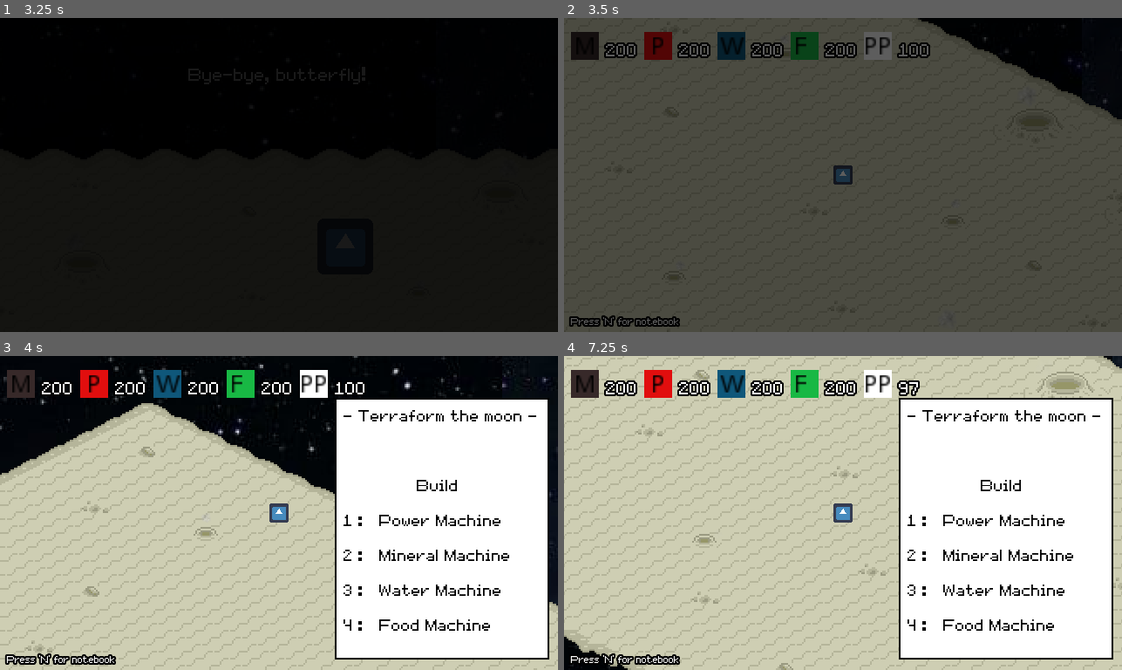
Above: before the commit, frames 1-4 (two rows, left to right).
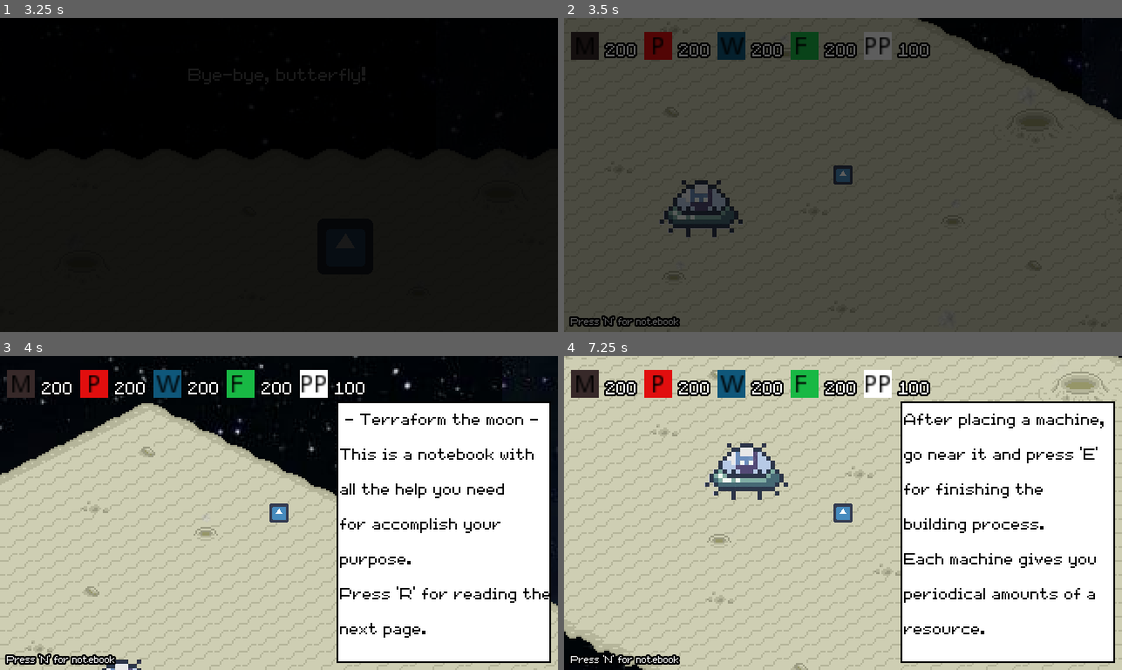
Above: after the commit, the same moments.

Repository: agustinoli/GodotWildJam48
Game: Godot game, scene res://MainMenu/MainMenu.tscn
The game is run twice, just before and just after one commit, with the same random seed, the same clock (stepped at 60 frames per second) and the same inputs. The engine's default icon, where the game draws it, is replaced by a stand-in: a white triangle on a blue panel in a dark square. Sound files missing from this copy of the repository are replaced by a short silence.
Inputs (mouse positions are in pixels of both pictures, inside the frame that each line leads up to):
- Up to frame 1 (3.25 s): click "New game" at 0.5 s; tap Enter at 1.25 s; move the mouse to (401, 159) at 1.27 s; hold D (Right) 1.28-2.03 s; tap 4 (BuildFoodMachine) at 1.35 s; tap P (Jump) at 1.52, 2.27 s; tap 2 (BuildMineralMachine) at 1.55, 2.1 s; click (401, 159) at 2 s; move the mouse to (167, 190) at 2.02 s; hold S (Down) 2.03-2.78 s; tap 1 (BuildPowerMachine) at 2.3, 2.85 s; click (167, 190) at 2.75 s; move the mouse to (334, 105) at 2.77 s; hold D (Right) from 2.78 s (still down); tap 3 (BuildWaterMachine) at 3.05 s
- Up to frame 2 (3.5 s): keep holding D (Right)
- Up to frame 3 (4 s): tap N (ShowNotebook) at 3.5 s; move the mouse to (251, 575) at 3.52 s; release D (Right) at 3.53 s; hold W (Up) from 3.53 s (still down); tap 3 (BuildWaterMachine) at 3.6 s; tap P (Jump) at 3.77 s; tap E (FinishBuild) at 3.8 s
- Up to frame 4 (7.25 s): tap N (ShowNotebook) at 4.25, 4.55, 5, 5.1 s; move the mouse to (1010, 560) at 4.27 s; release W (Up) at 4.28 s; hold A (Left) 4.28-5.78 s; tap E (FinishBuild) at 4.35 s; tap P (Jump) at 4.52, 5.27, 6.77 s; move the mouse to (675, 465) at 5.02 s; tap R (SwapNotebookPage, bound only after the commit) at 5.3, 5.85 s; move the mouse to (870, 513) at 5.77 s; hold S (Down) 5.78-6.53 s; tap 4 (BuildFoodMachine) at 6.05, 6.6 s; move the mouse to (759, 434) at 6.52 s; hold D (Right) from 6.53 s (still down); tap 2 (BuildMineralMachine) at 6.8 s

Frame 1 is identical in both runs. In frame 2, 1.2% of the frame differs, in the area x 17-33%, y 51-70%; in frame 3, 5.3%; in frame 4, 25%, in the area x 0-100%, y 0-100%.

Commit message:
Add charge station, fixes and improve notebook

Diff:
--- /dev/null
+++ b/ChargeStation/ChargeStation.gd
@@ -0,0 +1,9 @@
+extends StaticBody2D
+
+
+func _ready():
+	pass
+
+
+func get_class():
+	return "ChargeStation"
--- /dev/null
+++ b/ChargeStation/ChargeStation.tscn
@@ -0,0 +1,20 @@
+[gd_scene load_steps=4 format=2]
+
+[ext_resource path="res://Assets/Images/Machines/ChargeStation.png" type="Texture" id=1]
+[ext_resource path="res://ChargeStation/ChargeStation.gd" type="Script" id=2]
+
+[sub_resource type="CircleShape2D" id=2]
+radius = 17.1172
+
+[node name="ChargeStation" type="StaticBody2D"]
+script = ExtResource( 2 )
+__meta__ = {
+"_edit_group_": true
+}
+
+[node name="Sprite" type="Sprite" parent="."]
+scale = Vector2( 0.1, 0.1 )
+texture = ExtResource( 1 )
+
+[node name="CollisionShape2D" type="CollisionShape2D" parent="."]
+shape = SubResource( 2 )
--- a/Levels/TestScene.tscn
+++ b/Levels/TestScene.tscn
@@ -1,10 +1,11 @@
-[gd_scene load_steps=6 format=2]
+[gd_scene load_steps=7 format=2]
 
 [ext_resource path="res://Levels/Level.gd" type="Script" id=1]
 [ext_resource path="res://Player/Player.tscn" type="PackedScene" id=2]
 [ext_resource path="res://Assets/Images/Background/background.jpg" type="Texture" id=3]
 [ext_resource path="res://Assets/Images/Tiles/FloorTiles.tres" type="TileSet" id=4]
 [ext_resource path="res://Particles/Smoke.tscn" type="PackedScene" id=5]
+[ext_resource path="res://ChargeStation/ChargeStation.tscn" type="PackedScene" id=6]
 
 [node name="Level" type="Node2D"]
 script = ExtResource( 1 )
@@ -118,3 +119,6 @@
 position = Vector2( 144, 261 )
 scale = Vector2( 0.1, 0.1 )
 amount = 1
+
+[node name="ChargeStation" parent="." instance=ExtResource( 6 )]
+position = Vector2( 31, 118 )
--- a/Machines/Machine.gd
+++ b/Machines/Machine.gd
@@ -6,10 +6,10 @@
 var smoke
 var machine_type
 var builded
+var timer
 
 func _ready():
 	self.visible = false
-
 	smoke = smoke_scene.instance()
 	smoke.one_shot = true
 	smoke.lifetime = 0.3
@@ -18,6 +18,12 @@
 	add_child(smoke)
 	builded = false
 	modulate.a = 0.5
+	timer = Timer.new()
+	timer.set_one_shot(false)
+	timer.set_wait_time(0.5)
+	timer.connect("timeout", self, "_timer_callback")
+	timer.autostart = true
+	add_child(timer)
 
 
 func init(init_pos, machi_type):
@@ -32,10 +38,20 @@
 		GameController.build_machine(self.machine_type)
 		modulate.a = 1
 		builded = true
+		timer.disconnect("timeout", self, "_timer_callback")
+		timer.queue_free()
 
 
 func get_class():
-	if not builded:
-		return "Machine"
+	return "Machine"
+
+
+func is_builded():
+	return builded
+
+
+func _timer_callback():
+	if self.modulate.a == 0.5:
+		self.modulate.a = 1
 	else:
-		return "Chanchada"
+		self.modulate.a = 0.5
--- /dev/null
+++ b/NoteBook/Notebook.gd
@@ -0,0 +1,26 @@
+extends Area2D
+
+var msgs = [	" - Terraform the moon -\nThis is a notebook with\nall the help you need\nfor accomplish your\npurpose. \nPress 'R' for reading the\nnext page.",
+				"Key - Machine\n'1' - Power Machine\n'2' - Mineral Machine\n'3' - Water Machine\n'4' - Food Machine",
+				"After placing a machine,\ngo near it and press 'E'\nfor finishing the\nbuilding process.\nEach machine gives you\nperiodical amounts of a\nresource.",
+				"When building a machine,\nyou give it an amount of\nyour one electric charge.\nKeep an eye in your\ncharge or you will go\nshuted down.",
+				"You may need to\nrecharge yourself. To\ndo this, just get close to\nyour space ship.",
+				"Try to terraform\nthis ground by building\nfood machines!"
+			]
+onready var msg_index = 0
+
+func _ready():
+	$"ColorRect/ColorRect/Label".text = msgs[msg_index]
+
+func swap_page():
+	msg_index += 1
+	if msg_index < msgs.size():
+		$"ColorRect/ColorRect/Label".text = msgs[msg_index]
+	else:
+		msg_index = 0
+
+func show():
+	self.visible = not self.visible
+	if not self.visible:
+		msg_index = 0
+		$"ColorRect/ColorRect/Label".text = msgs[msg_index]
--- /dev/null
+++ b/NoteBook/Notebook.tscn
@@ -0,0 +1,29 @@
+[gd_scene load_steps=3 format=2]
+
+[ext_resource path="res://addons/GameTemplate/Assets/Fonts/pixellocale_8_noborder.tres" type="DynamicFont" id=1]
+[ext_resource path="res://NoteBook/Notebook.gd" type="Script" id=2]
+
+[node name="Notebook" type="Area2D"]
+z_index = 1
+script = ExtResource( 2 )
+__meta__ = {
+"_edit_group_": true
+}
+
+[node name="ColorRect" type="ColorRect" parent="."]
+margin_right = 123.0
+margin_bottom = 150.0
+color = Color( 0, 0, 0, 1 )
+
+[node name="ColorRect" type="ColorRect" parent="ColorRect"]
+margin_left = 1.0
+margin_top = 1.0
+margin_right = 122.0
+margin_bottom = 149.0
+
+[node name="Label" type="Label" parent="ColorRect/ColorRect"]
+margin_left = 1.0
+margin_right = 39.0
+margin_bottom = 14.0
+custom_colors/font_color = Color( 0, 0, 0, 1 )
+custom_fonts/font = ExtResource( 1 )
--- a/Player/IdlePlayer.gd
+++ b/Player/IdlePlayer.gd
@@ -32,13 +32,11 @@
 			if ghost:
 				ghost.queue_free()
 				set_ghost_to_null()
-	elif Input.is_action_just_pressed("ShowNotebook"):
-		player.set_notebook_visibility(not player.get_notebook_visibility())
 
 
 # Virtual function. Corresponds to the `_physics_process()` callback.
 func physics_update(_delta: float) -> void:
-	pass
+	player.collision = player.move_and_collide(Vector2(0,0))
 
 
 # Virtual function. Called by the state machine upon changing the active state. The `msg` parameter
--- a/Player/MovePlayer.gd
+++ b/Player/MovePlayer.gd
@@ -26,8 +26,6 @@
 	player.parse_input()
 	if !Input.is_action_pressed("Left") and !Input.is_action_pressed("Up") and !Input.is_action_pressed("Right") and !Input.is_action_pressed("Down"):
 		state_machine.transition_to("Idle")
-	elif Input.is_action_just_pressed("ShowNotebook"):
-		player.set_notebook_visibility(not player.get_notebook_visibility())
 
 
 # Virtual function. Corresponds to the `_physics_process()` callback.
--- a/Player/Player.gd
+++ b/Player/Player.gd
@@ -50,18 +50,22 @@
 		$Camera2D.set_zoom($Camera2D.get_zoom()+Vector2(0.1,0.1))
 	elif Input.is_action_just_released("zoom_out"):
 		$Camera2D.set_zoom($Camera2D.get_zoom()-Vector2(0.1,0.1))
+	elif Input.is_action_just_pressed("ShowNotebook"):
+		$Notebook.show()
+	elif Input.is_action_just_pressed("SwapNotebookPage") and $Notebook.visible:
+		$Notebook.swap_page()
 
 	if collision != null:
-		if collision.collider.get_class() == "Machine" and Input.is_action_just_pressed("FinishBuild"):
-			collision.collider.finish_build()
-			self.power -= 10
+		if collision.collider.get_class() == "Machine":
+			if not collision.collider.is_builded():
+				if Input.is_action_just_pressed("FinishBuild"):
+					collision.collider.finish_build()
+					self.power -= 10
+					Hud.set_player_power(self.power)
+		if collision.collider.get_class() == "ChargeStation":
+			self.power = MAX_POWER
 			Hud.set_player_power(self.power)
 
-func get_notebook_visibility():
-	return $Notebook.visible
-
-func set_notebook_visibility(new_visibility):
-	$Notebook.visible = new_visibility
 
 func parse_input():
 	pass
--- a/Player/Player.tscn
+++ b/Player/Player.tscn
@@ -6,7 +6,7 @@
 [ext_resource path="res://fsm/stateMachine.gd" type="Script" id=4]
 [ext_resource path="res://Player/IdlePlayer.gd" type="Script" id=5]
 [ext_resource path="res://Player/BuildPlayer.gd" type="Script" id=6]
-[ext_resource path="res://addons/GameTemplate/Assets/Fonts/pixellocale_8_noborder.tres" type="DynamicFont" id=7]
+[ext_resource path="res://NoteBook/Notebook.tscn" type="PackedScene" id=7]
 
 [sub_resource type="CapsuleShape2D" id=1]
 radius = 6.0
@@ -47,34 +47,5 @@
 [node name="Move" type="Node2D" parent="StateMachine"]
 script = ExtResource( 3 )
 
-[node name="Notebook" type="Area2D" parent="."]
-position = Vector2( 32, -66 )
-z_index = 1
-__meta__ = {
-"_edit_group_": true
-}
-
-[node name="ColorRect" type="ColorRect" parent="Notebook"]
-margin_right = 123.0
-margin_bottom = 150.0
-color = Color( 0, 0, 0, 1 )
-
-[node name="ColorRect" type="ColorRect" parent="Notebook/ColorRect"]
-margin_left = 1.0
-margin_top = 1.0
-margin_right = 122.0
-margin_bottom = 149.0
-
-[node name="Label" type="Label" parent="Notebook/ColorRect/ColorRect"]
-margin_left = 1.0
-margin_right = 39.0
-margin_bottom = 14.0
-custom_colors/font_color = Color( 0, 0, 0, 1 )
-custom_fonts/font = ExtResource( 7 )
-text = " - Terraform the moon -
-
-               Build
- 1 :   Power Machine
- 2 :   Mineral Machine
- 3 :   Water Machine
- 4 :   Food Machine"
+[node name="Notebook" parent="." instance=ExtResource( 7 )]
+position = Vector2( 33, -64 )
--- a/project.godot
+++ b/project.godot
@@ -245,6 +245,11 @@
 "events": [ Object(InputEventKey,"resource_local_to_scene":false,"resource_name":"","device":0,"alt":false,"shift":false,"control":false,"meta":false,"command":false,"pressed":false,"scancode":69,"physical_scancode":0,"unicode":0,"echo":false,"script":null)
  ]
 }
+SwapNotebookPage={
+"deadzone": 0.5,
+"events": [ Object(InputEventKey,"resource_local_to_scene":false,"resource_name":"","device":0,"alt":false,"shift":false,"control":false,"meta":false,"command":false,"pressed":false,"scancode":82,"physical_scancode":0,"unicode":0,"echo":false,"script":null)
+ ]
+}
 
 [locale]
 
Binary file added: Assets/Images/Machines/ChargeStation.png
